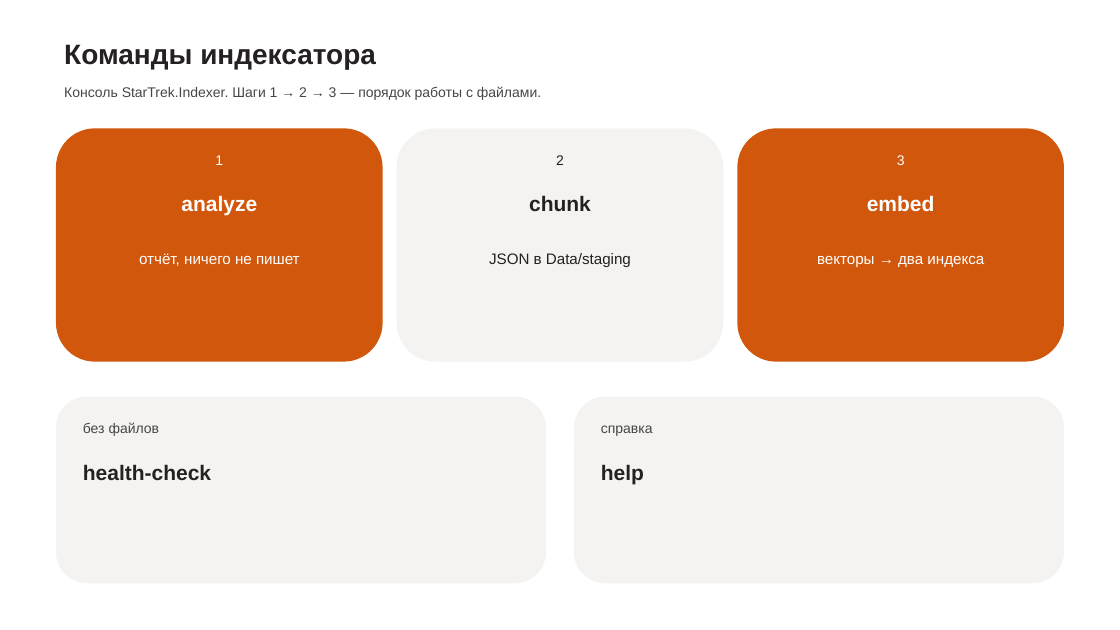
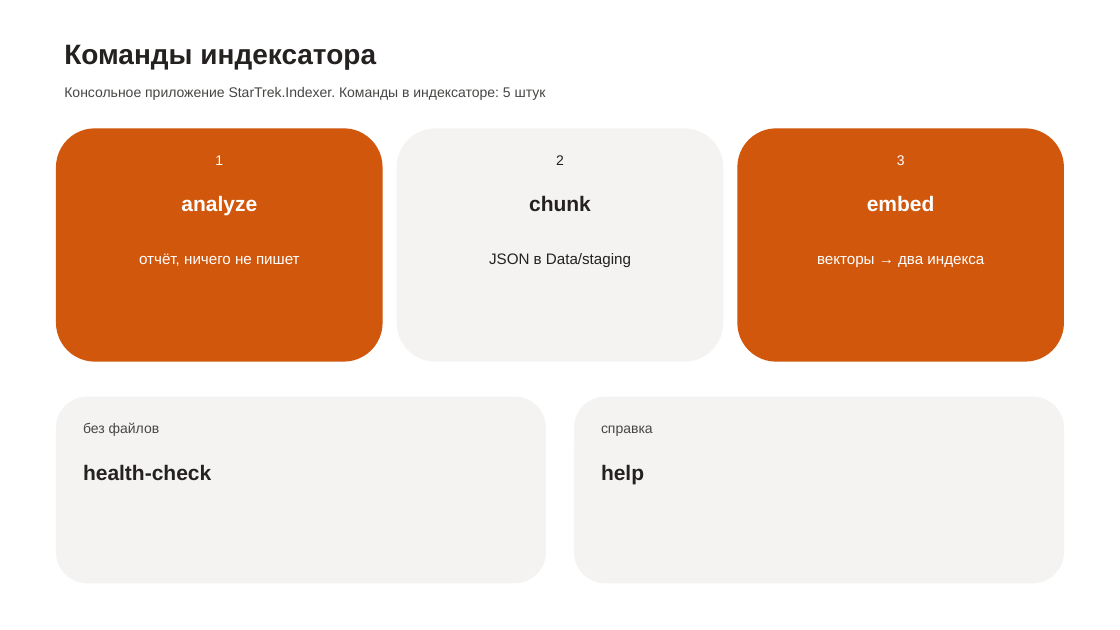
Before and after one commit to luna-pulse/MCP.RAG.StarTrek, a slide deck: slide 6 of Презентация_ВасильеваОВ.pptx (slide 5 before the commit). Drawn at 1120x630 pixels with LibreOffice and Linux fonts; fonts in the diff are those of the drawing. Boxes give left, top, right and bottom in pixels: in the first picture for what was removed or moved away, otherwise in the second. Text is boxed around its words. In the diff, an @@ line names an element or a change of style, - is before the commit and + after.

```diff
--- a/Презентация_ВасильеваОВ.pptx
+++ b/Презентация_ВасильеваОВ.pptx
@@ text at [64, 87, 546, 100]: text changed @@
-Консоль StarTrek.Indexer. Шаги 1 → 2 → 3 — порядок работы с файлами.
+Консольное приложение StarTrek.Indexer. Команды в индексаторе: 5 штук
@@ proportions changed in 3 elements at [397, 129, 723, 362], [56, 397, 546, 583], [574, 397, 1064, 583] @@
```
Also in this commit, not shown: 9 other slides changed, 4 slides added, 4 slides removed.
